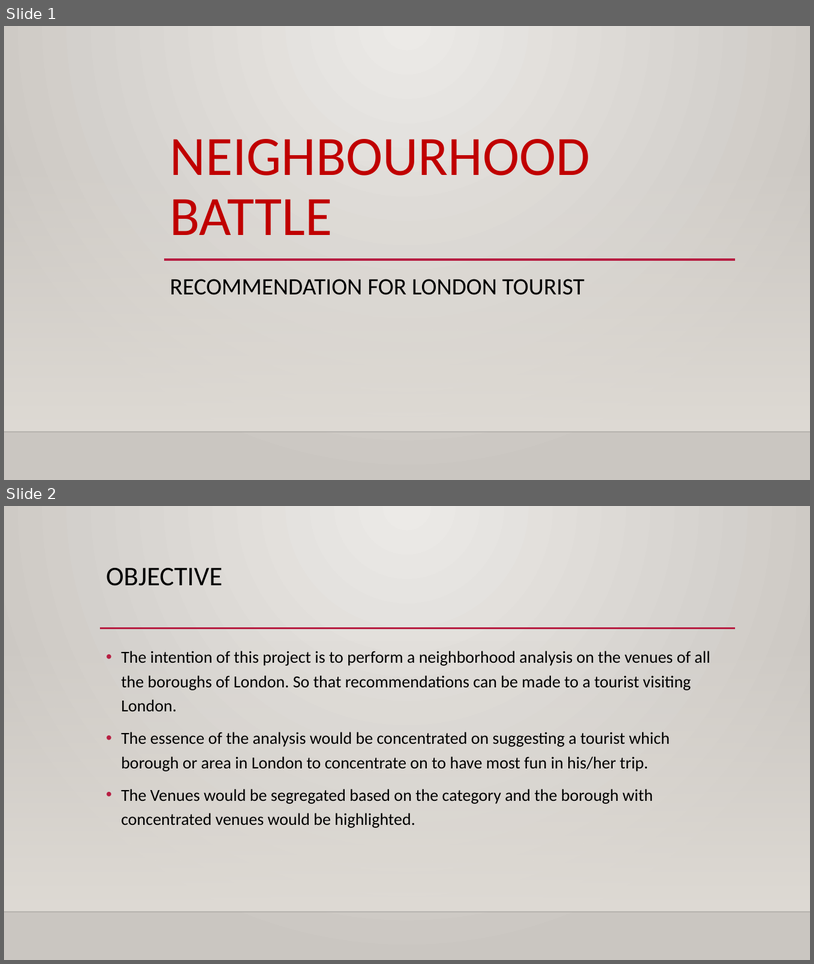
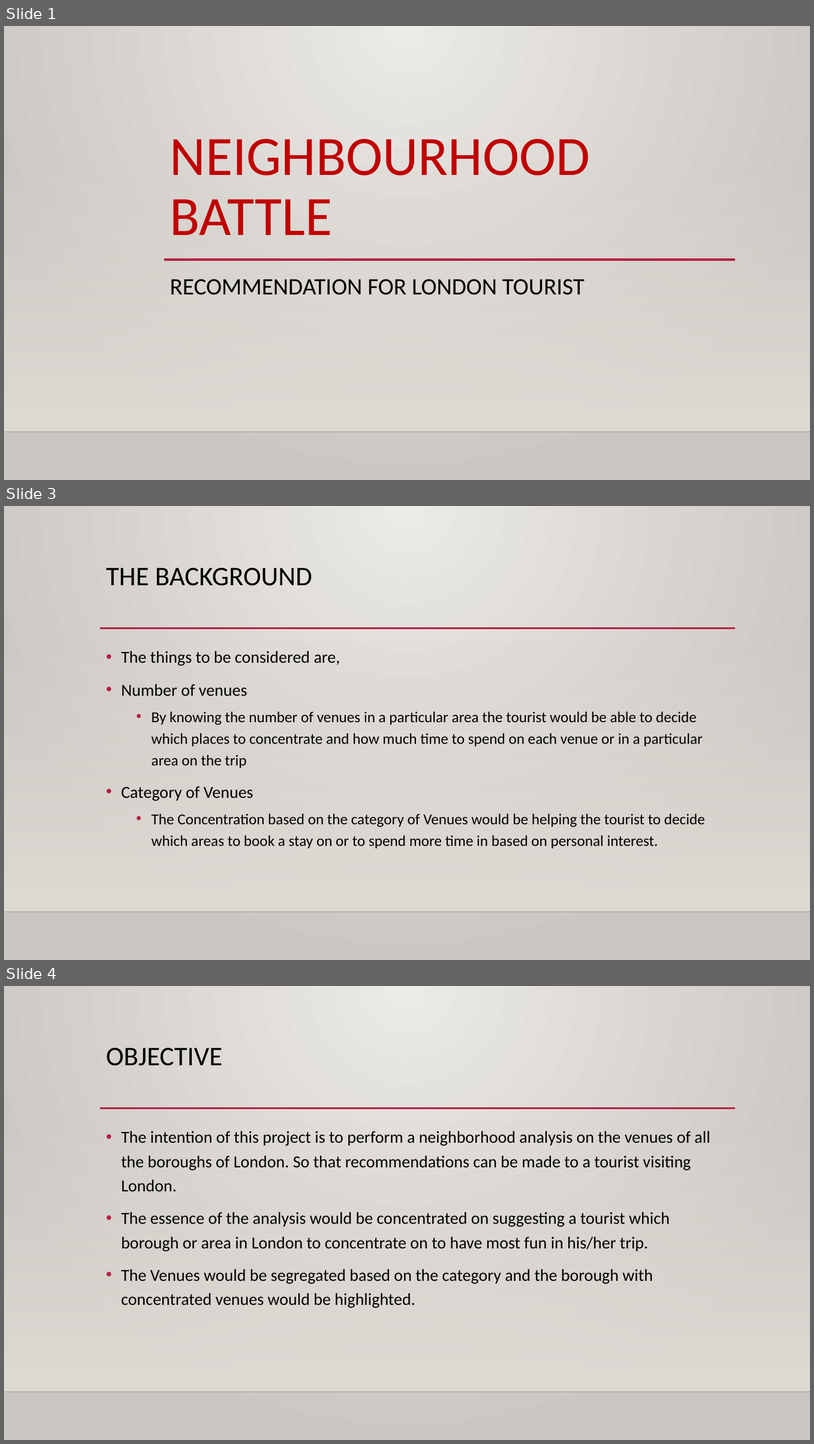
Before and after one commit to sharmilamurty/NeighborhoodBattle_London, a slide deck: Neighbourhood Battle.pptx. Shown one above the other, each under a label of ours: slides 1 and 2 before the commit, slides 1, 3 and 4 after it; the slides between them are not shown. The pictures are 814x964 and 814x1444 pixels, drawn with LibreOffice and Linux fonts; fonts in the diff are those of the drawing; background and template pictures are left out. Boxes give left, top, right and bottom in pixels: in the first picture for what was removed or moved away, otherwise in the second. Text is boxed around its words. In the diff, an @@ line names an element or a change of style, - is before the commit and + after.

```diff
--- a/Neighbourhood Battle.pptx
+++ b/Neighbourhood Battle.pptx
@@ slide 3 added at (4,506,810,960), background gradient #ECEAE7 to #CAC7C1; not listed: 3 template elements that a slide beside it also shows @@
@@ title added at (106,568,312,586), 32 pt, text #000000 @@
+THE BACKGROUND
@@ text added at (121,651,705,848), 18 pt, text #000000 @@
+• The things to be considered are,
+• Number of venues
+  • By knowing the number of venues in a particular area the tourist would be able to decide which places to concentrate and how much time to spend on each venue or in a particular area on the trip
+• Category of Venues
+  • The Concentration based on the category of Venues would be helping the tourist to decide which areas to book a stay on or to spend more time in based on personal interest.
@@ what was slide 2 is now slide 4 @@
```
Also in this commit, not shown: 1 other slide added.
